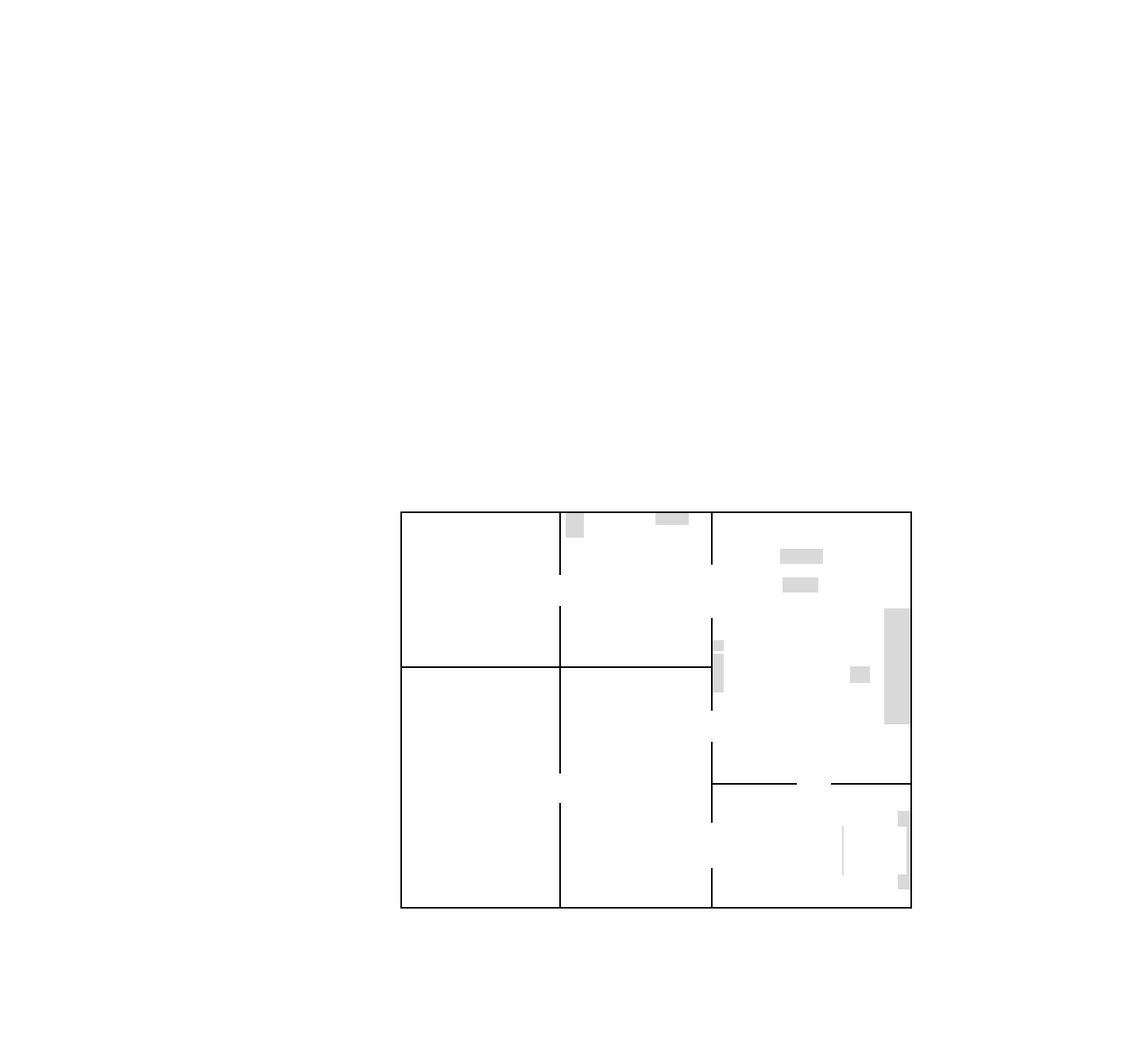
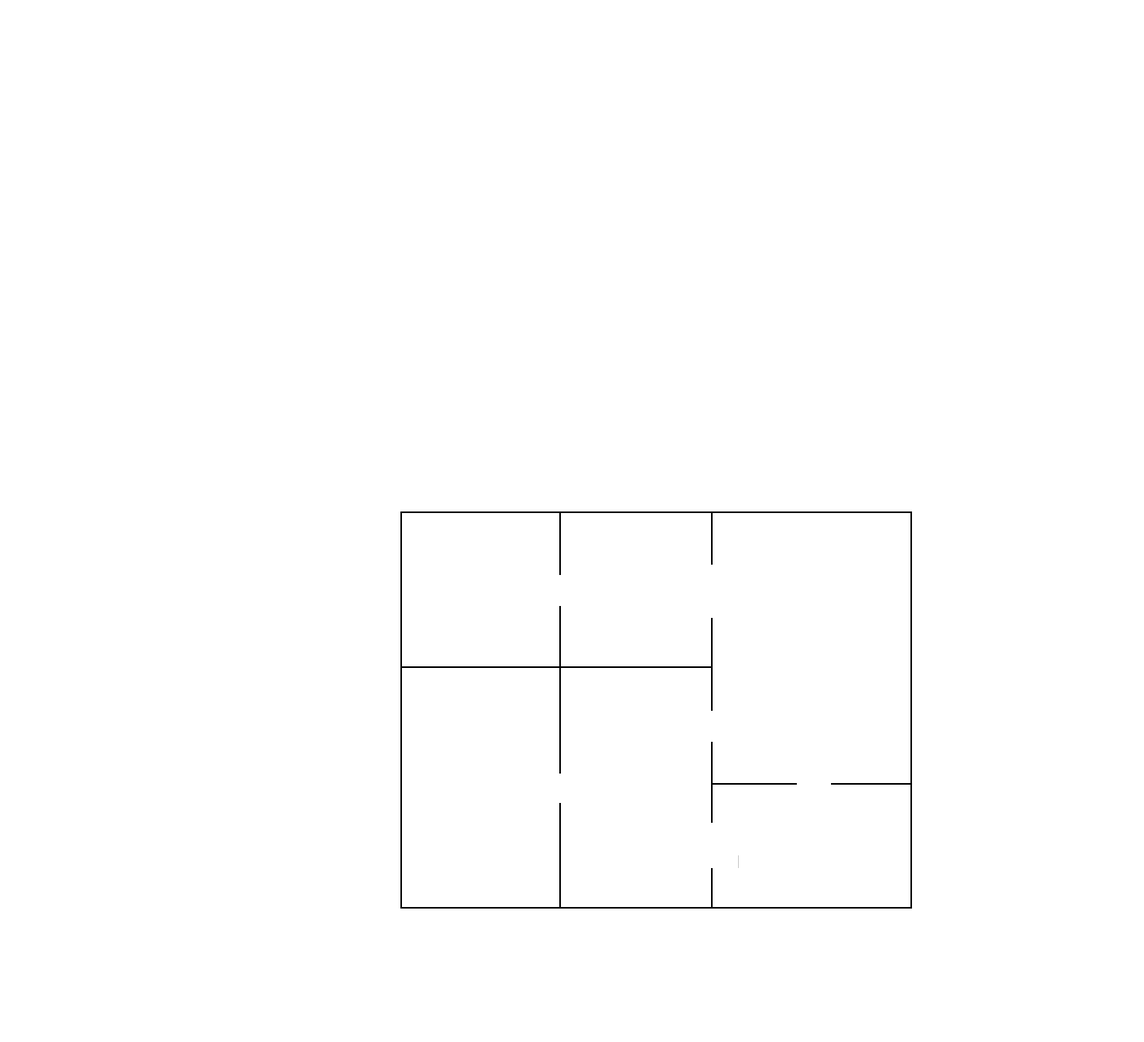
The second 1144×1042 image is a revision of the first. Changes to its layers:
painted on "manobstacles" over [737, 855, 739, 868]
painted on "heightmap.pgm" over [565, 512, 911, 890]
